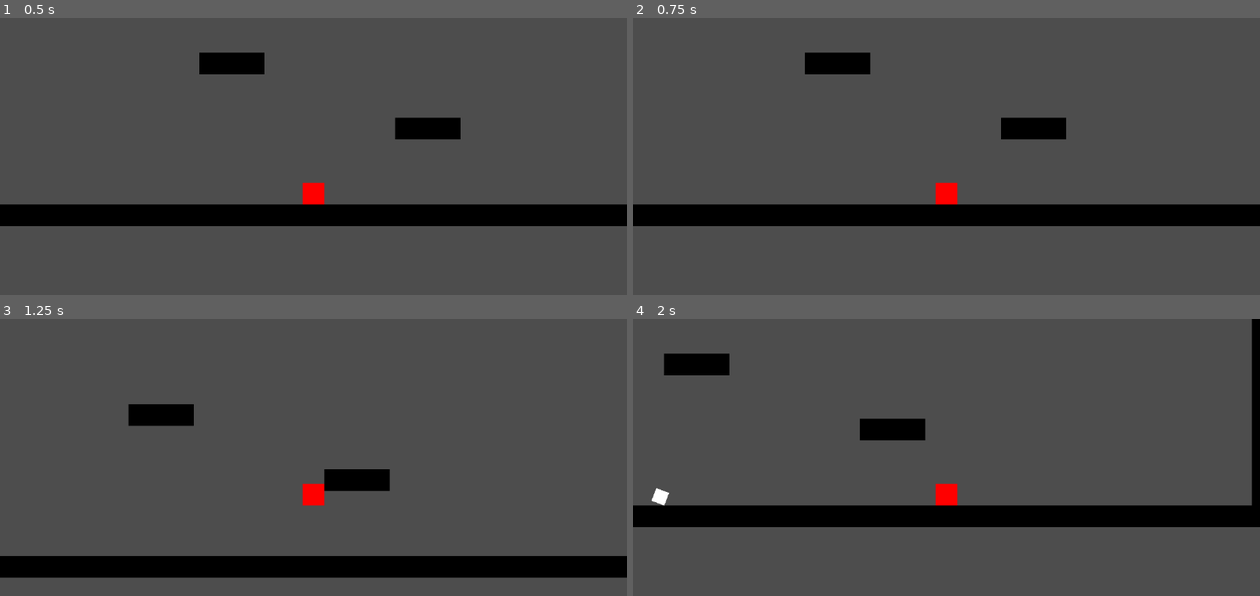
Above: before the commit, frames 1-4 (two rows, left to right).
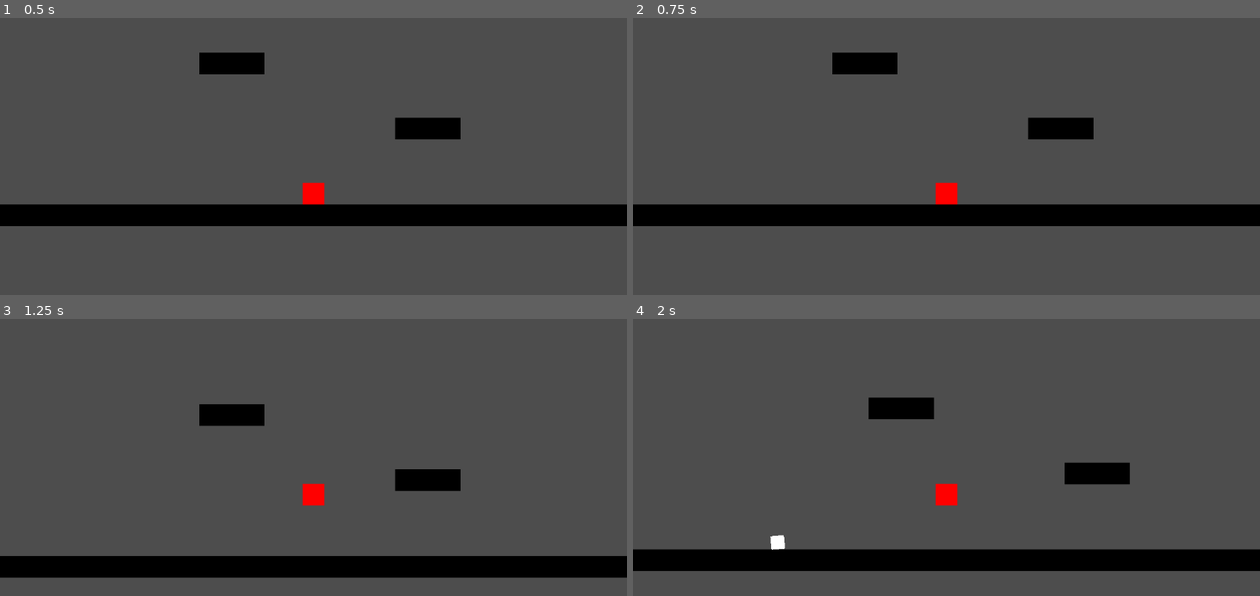
Above: after the commit, the same moments.

Repository: Lukko-Digital/upwell
Game: Godot game, scene res://src/main.tscn
Same seed, same stepped clock (60 frames per second), same inputs: the game is played once before the commit and once after it.
Inputs (mouse positions are in pixels of both pictures, inside the frame that each line leads up to):
- Up to frame 1 (0.5 s): no input
- Up to frame 2 (0.75 s): tap Enter at 0.5 s; move the mouse to (1084, 175) at 0.52 s; hold D (right) from 0.53 s (still down); hold Right mouse button (attract, bound only after the commit) from 0.53 s (still down)
- Up to frame 3 (1.25 s): keep holding D (right); keep holding Right mouse button (attract, bound only after the commit); tap Space (jump) at 0.77 s
- Up to frame 4 (2 s): keep holding D (right); move the mouse to (821, 512) at 1.27 s; release Right mouse button (attract, bound only after the commit) at 1.28 s; click (821, 512) at 1.35 s; tap Space (jump) at 1.52 s; right-click (821, 512) at 1.55 s

Frame 1 is identical in both runs. In frame 2, 1.4% of the frame differs, in the area x 27-74%, y 12-44%; in frame 3, 3.3%; in frame 4, 20%, in the area x 0-100%, y 0-91%.

Commit message:
attraction wip

Diff:
--- a/project.godot
+++ b/project.godot
@@ -47,6 +47,11 @@
 "events": [Object(InputEventMouseButton,"resource_local_to_scene":false,"resource_name":"","device":-1,"window_id":0,"a …(253 unchanged characters)…
 ]
 }
+attract={
+"deadzone": 0.5,
+"events": [Object(InputEventMouseButton,"resource_local_to_scene":false,"resource_name":"","device":-1,"window_id":0,"alt_pressed":false,"shift_pressed":false,"ctrl_pressed":false,"meta_pressed":false,"button_mask":0,"position":Vector2(0, 0),"global_position":Vector2(0, 0),"factor":1.0,"button_index":2,"canceled":false,"pressed":false,"double_click":false,"script":null)
+]
+}
 
 [layer_names]
 
--- a/src/player.gd
+++ b/src/player.gd
@@ -3,7 +3,8 @@
 const SPEED = 100.0
 const JUMP_VELOCITY = -300.0
 const DRILL = {
-	LAUNCH_SPEED = 600.0
+	LAUNCH_SPEED = 600.0,
+	ATTRACT_FORCE = 1000.0
 }
 
 @onready var drill_scene = preload ("res://src/drill_bit.tscn")
@@ -12,16 +13,30 @@
 
 func _physics_process(delta):
 	handle_gravity(delta)
-	handle_movement()
+	handle_movement(delta)
+	# handle_attraction(delta)
 	move_and_slide()
 
 func handle_gravity(delta):
 	if not is_on_floor():
 		velocity.y += gravity * delta
 
-func handle_movement():
+var STRAFE_TOP_SPEED = 100.0
+var STRAFE_ACCEL
+
+func handle_movement(delta):
+	if drill and Input.is_action_pressed("attract"):
+		velocity += (drill.global_position - global_position).normalized() * DRILL.ATTRACT_FORCE * delta
+
 	var direction = Input.get_axis("left", "right")
-	velocity.x = direction * SPEED
+
+	# velocity.x = direction * SPEED
+
+	# holding right while moving left, slow down
+
+# func handle_attraction(delta):
+# 	if drill and Input.is_action_pressed("attract"):
+# 		velocity += (drill.global_position - global_position).normalized() * DRILL.ATTRACT_FORCE * delta
 
 func jump():
 	if is_on_floor():
